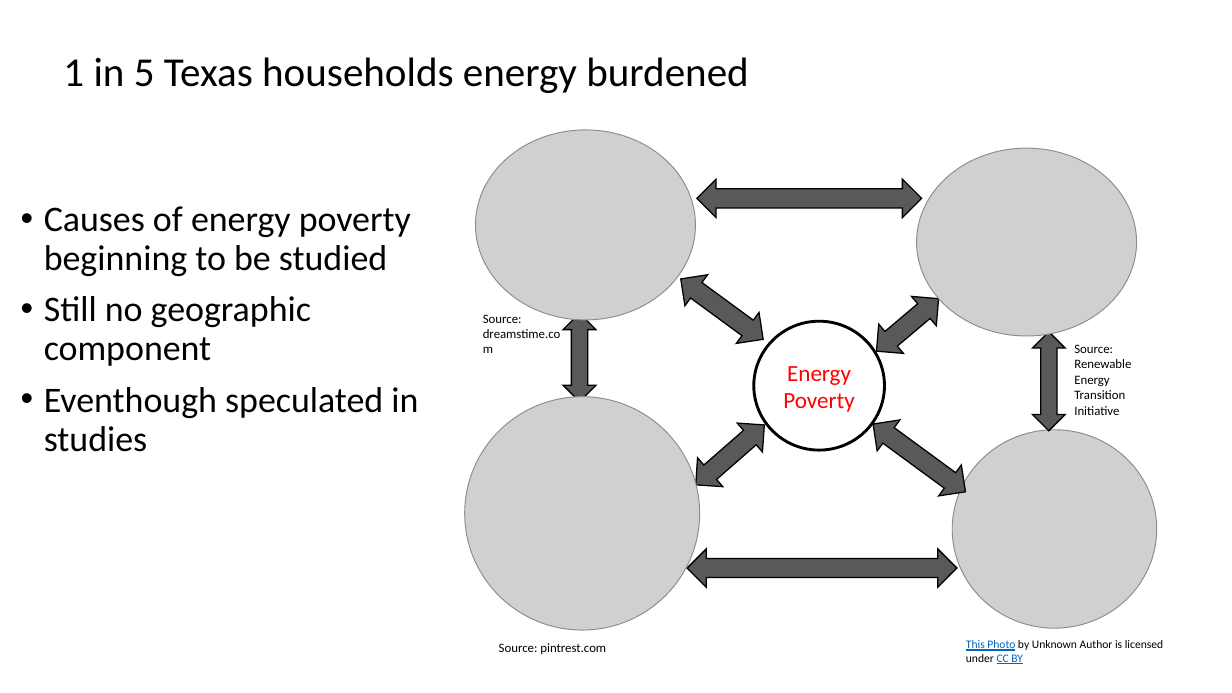
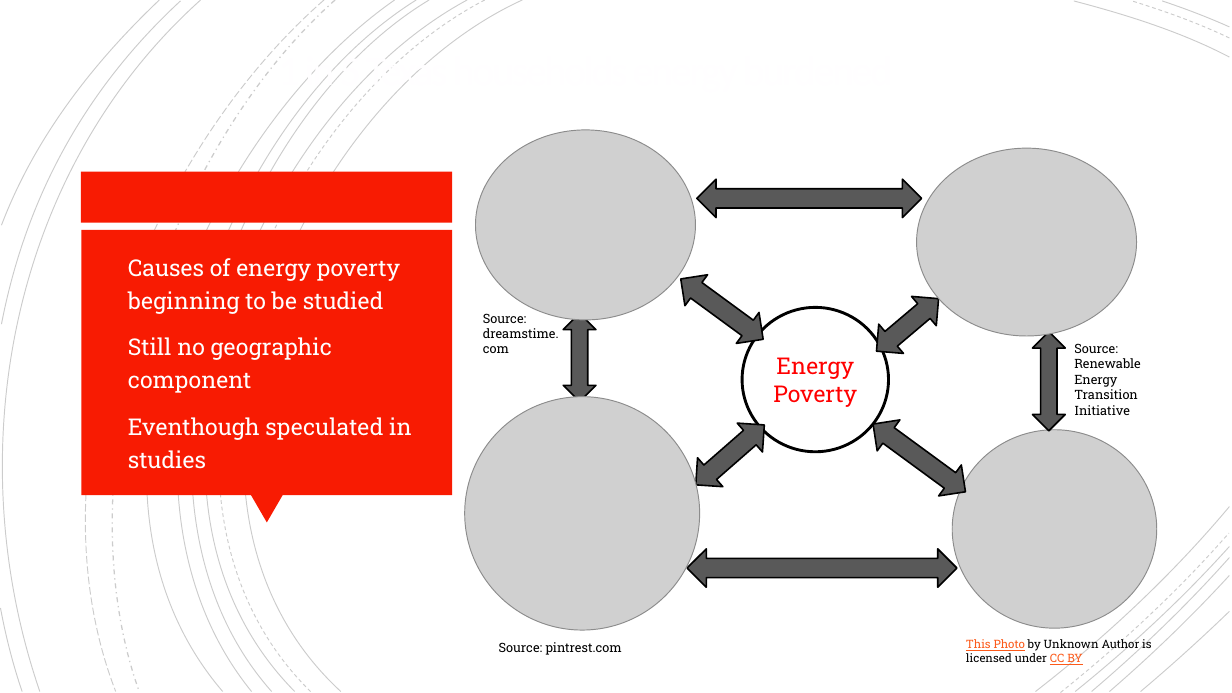
Before and after one commit to cnagbim/Data-Management-Final-Project-Agbim, a slide deck: slide 4 of writing_literature_present/final_presentation.pptx. Drawn at 1232x693 pixels with LibreOffice and Linux fonts; fonts in the diff are those of the drawing; grey boxes stand for pictures. Boxes give left, top, right and bottom in pixels: in the first picture for what was removed or moved away, otherwise in the second. Text is boxed around its words. In the diff, an @@ line names an element or a change of style, - is before the commit and + after.

```diff
--- a/writing_literature_present/final_presentation.pptx
+++ b/writing_literature_present/final_presentation.pptx
@@ group added at (0,0,1230,693): 21 freeform shapes @@
@@ title "1 in 5 Texas households ..." at (279,52,447,96): text colour #000000 to #FFFEFF, letter spacing 0 to -1.5 pt; alignment left to centre; line spacing 0.9 to 0.85 @@
@@ text "Causes of energy poverty beginning ...": place and size @@
-text "Causes of energy poverty beginning ..." at (44,206,418,452)
+text "Causes of energy poverty beginning ..." at (128,258,412,469)
@@ text "Causes of energy poverty beginning ..." at (128,258,412,469): size 28 to 18 pt, font Calibri to Roboto Slab, text colour #000000 to #FFFFFF; bullet • to ▪; line spacing 0.9 to 1.2; vertical alignment top to middle @@
@@ rectangle added at (81,172,453,223), fill #F81B02 @@
@@ rectangle added at (81,230,452,495), fill #F81B02 @@
@@ font Calibri to Roboto Slab in 4 elements at (1074,343,1141,415), (483,313,559,353), (499,642,622,655), (742,308,889,452) @@
@@ ellipse "Energy": place and size @@
-ellipse "Energy" at (754,322,884,451)
+ellipse "Energy" at (742,308,889,452)
@@ outline #000000 1 pt to #000000 1.25 pt in 6 elements at (697,179,922,218), (1032,332,1065,431), (864,284,951,366), (683,410,777,500), (670,263,776,355), (862,409,977,508) @@
@@ triangle added at (250,495,283,523), fill #F81B02 @@
@@ text "This Photo by Unknown Author ..." at (966,638,1151,665): font Calibri to Roboto Slab; text colour #0563C1 to #FC5A1A in "This Photo CC BY" @@
```
Also in this commit, not shown: 11 other slides changed, 6 slides added, 2 slides removed, 22 other files.
